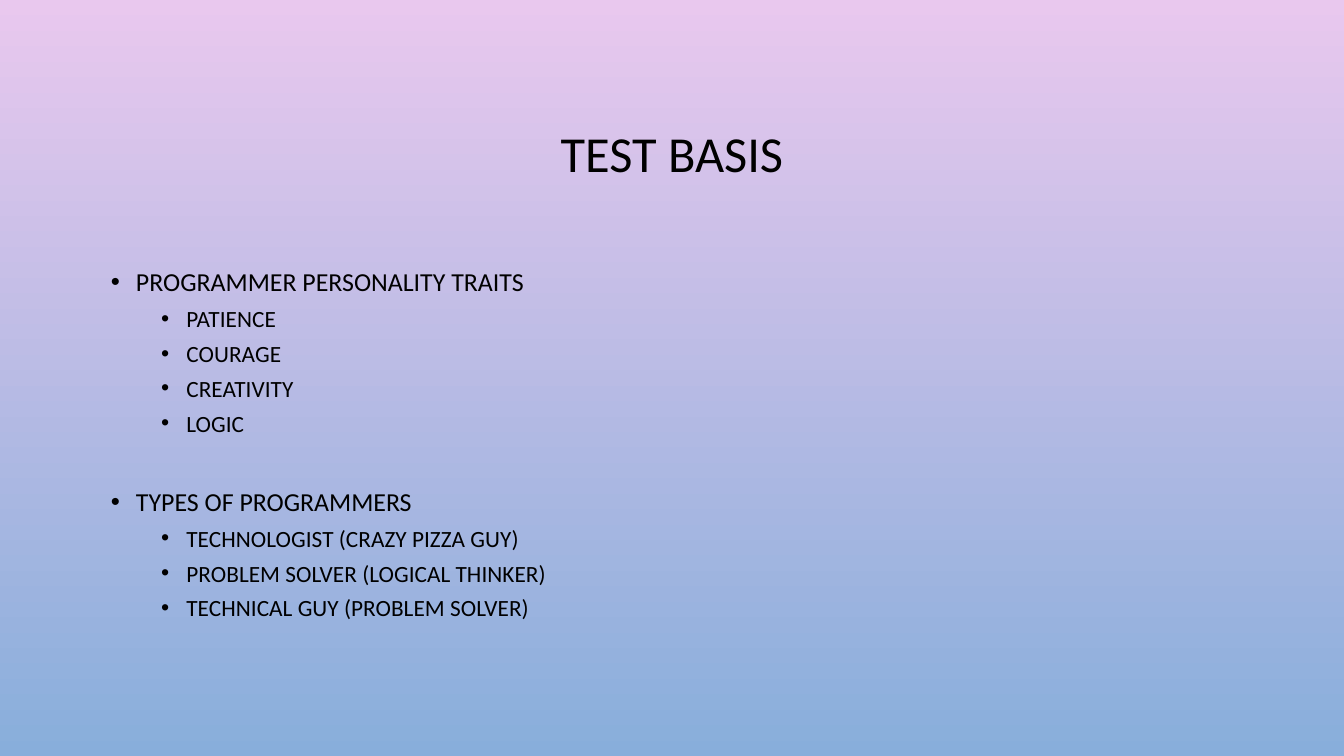
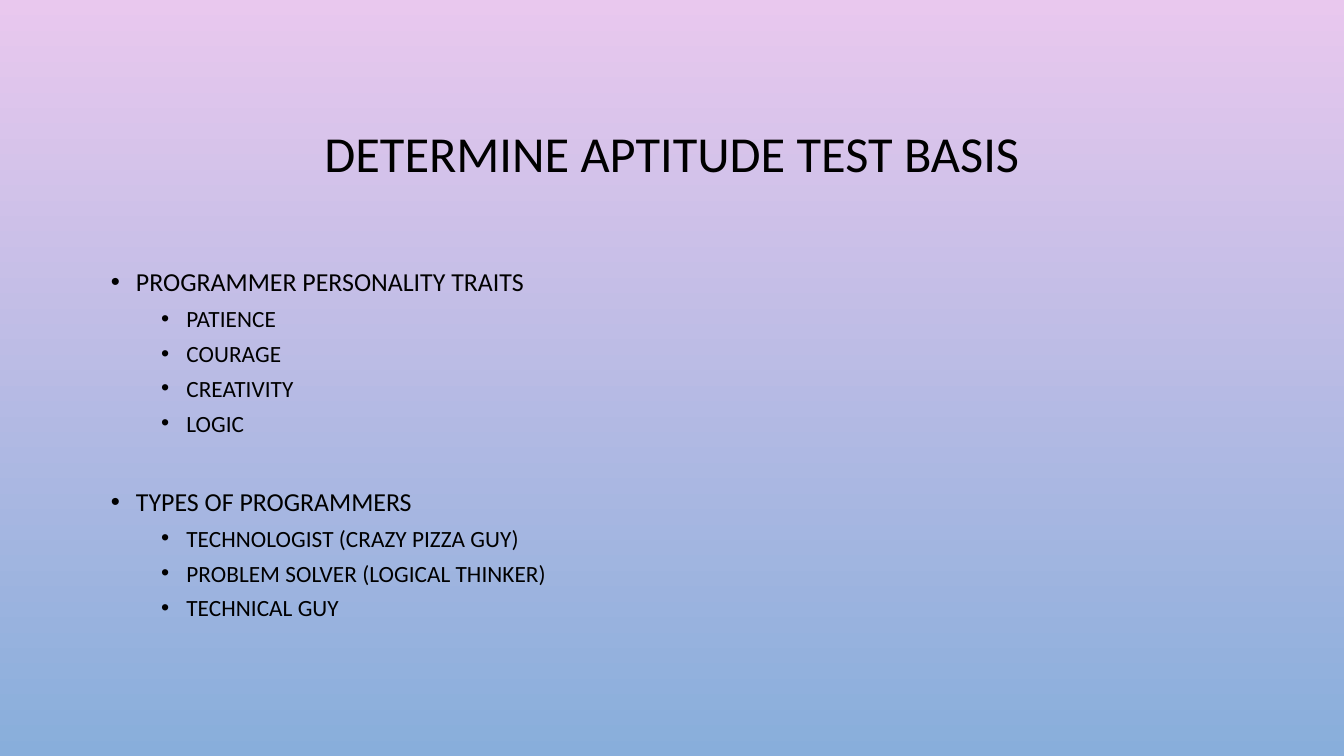
Before and after one commit to abrievanaardt/smalltalk, a slide deck: slide 6 of Documentation/smalltalk.pptx (slide 7 before the commit). Drawn at 1344x756 pixels with LibreOffice and Linux fonts; fonts in the diff are those of the drawing; background and template pictures are left out. Boxes give left, top, right and bottom in pixels: in the first picture for what was removed or moved away, otherwise in the second. Text is boxed around its words. In the diff, an @@ line names an element or a change of style, - is before the commit and + after.

```diff
--- a/Documentation/smalltalk.pptx
+++ b/Documentation/smalltalk.pptx
@@ title at (x1=324, y1=139, x2=1019, y2=173): text changed @@
-TEST BASIS
+DETERMINE APTITUDE TEST BASIS
@@ text at (x1=186, y1=601, x2=339, y2=616): text changed @@
-  • TECHNICAL GUY (PROBLEM SOLVER)
+  • TECHNICAL GUY
```
Also in this commit, not shown: 9 other slides changed, 2 slides added, 2 slides removed.
